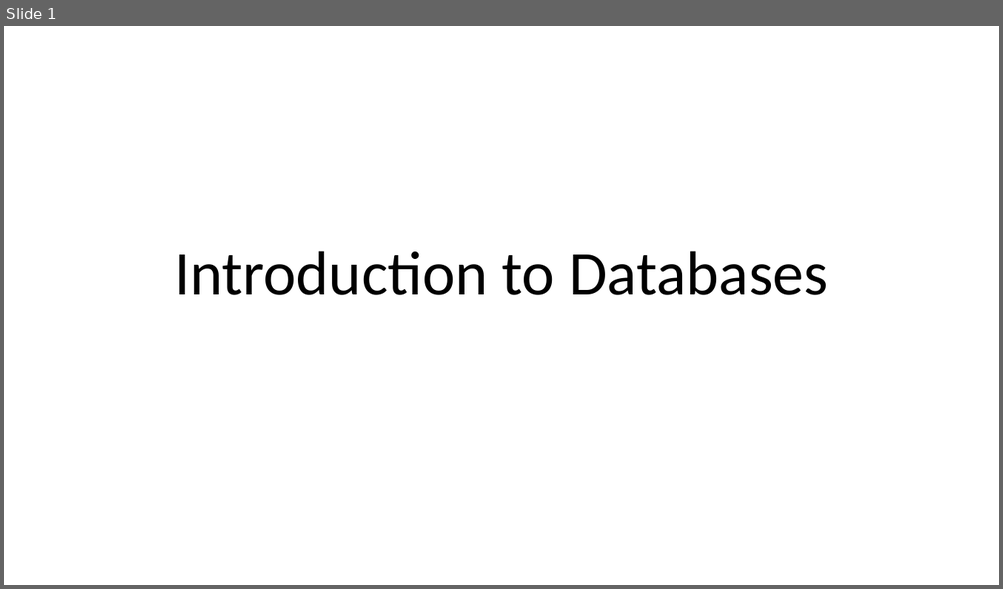
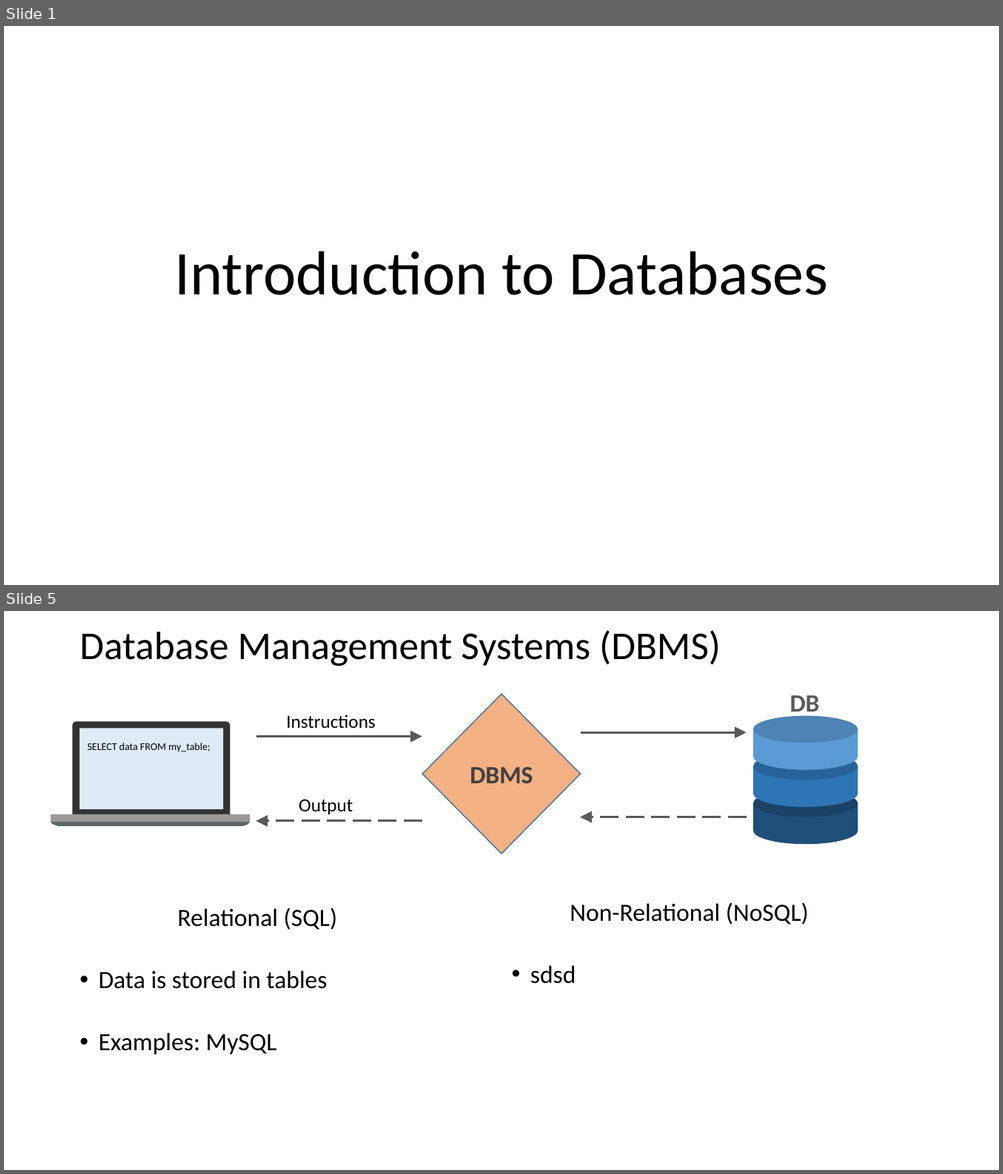
Before and after one commit to ipozdeev/it-skills-for-research, a slide deck: databases/databases_slides.pptx. Shown one above the other, each under a label of ours: slide 1 before the commit, slides 1 and 5 after it; the slides between them are not shown. The pictures are 1003x589 and 1003x1174 pixels, drawn with LibreOffice and Linux fonts; fonts in the diff are those of the drawing; background and template pictures are left out. Boxes give left, top, right and bottom in pixels: in the first picture for what was removed or moved away, otherwise in the second. Text is boxed around its words. In the diff, an @@ line names an element or a change of style, - is before the commit and + after.

Commit message:
databases initial commit

```diff
--- a/databases/databases_slides.pptx
+++ b/databases/databases_slides.pptx
@@ slide 5 added at (4,611,999,1170), background #FFFFFF @@
@@ title added at (79,630,720,666), 38 pt, text #000000 @@
+Database Management Systems (DBMS)
@@ diamond added at (423,694,580,854), fill #F4B183, outline #43739E 1 pt, 24 pt, text #404040, bold @@
+DBMS
@@ text added at (790,695,819,718), 24 pt, text #595959, bold @@
+DB
@@ text added at (286,715,375,729), 18 pt, text #000000 @@
+Instructions
@@ group added at (753,716,857,845): 6 freeform shapes @@
@@ text added at (88,743,210,752), 10 pt, text #000000 @@
+SELECT data FROM my_table;
@@ arrow added from (257, 736) to (422, 736), #595959 2.25 pt @@
@@ arrow added from (580, 732) to (746, 732), #595959 2.25 pt @@
@@ text added at (299,799,353,815), 18 pt, text #000000 @@
+Output
@@ group added at (51,721,250,826): 2 freeform shapes, 2 rectangles @@
@@ arrow added from (422, 821) to (256, 821), #595959 2.25 pt dashed @@
@@ arrow added from (746, 817) to (580, 817), #595959 2.25 pt dashed @@
@@ text added at (99,908,338,1055), 24 pt, text #000000 @@
+Relational (SQL)
+• Data is stored in tables
+• Examples: MySQL
@@ text added at (530,903,808,984), 24 pt, text #000000 @@
+Non-Relational (NoSQL)
+• sdsd
```
Also in this commit, not shown: 3 other slides added, 25 slides removed, 2 other files.
